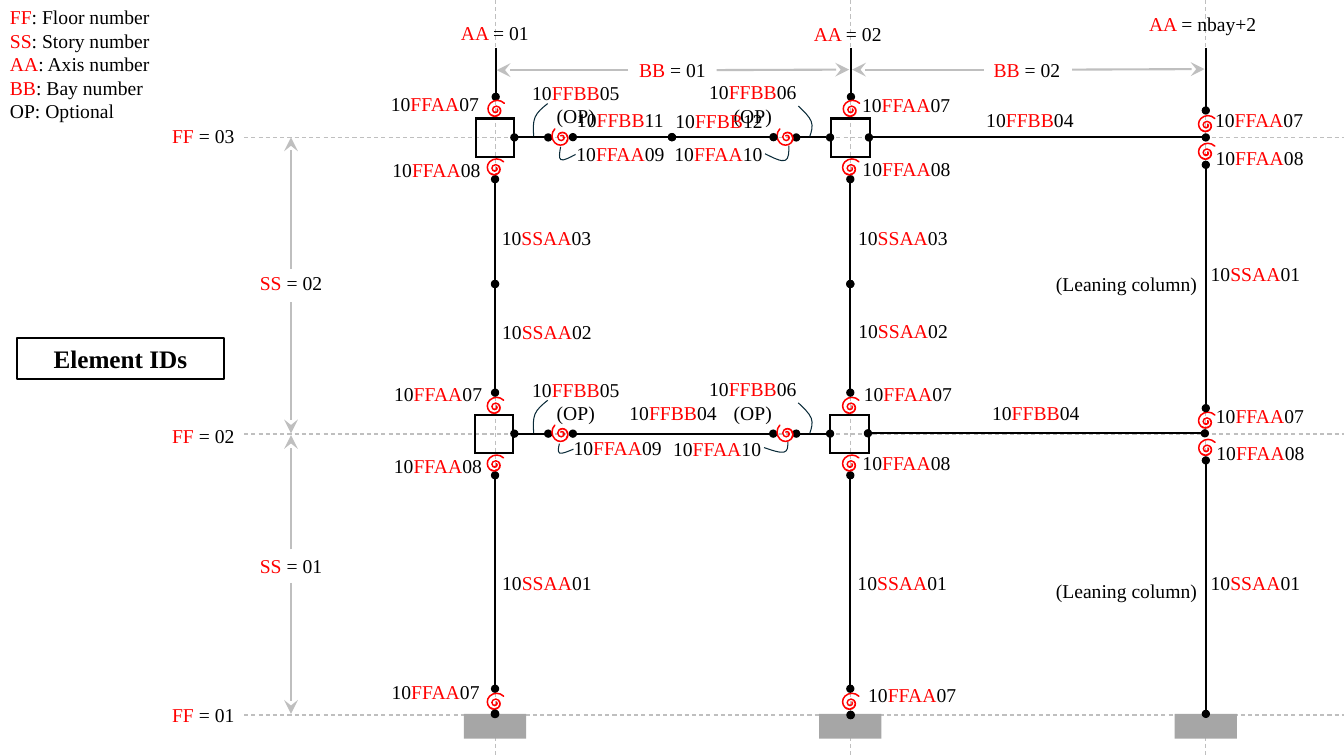
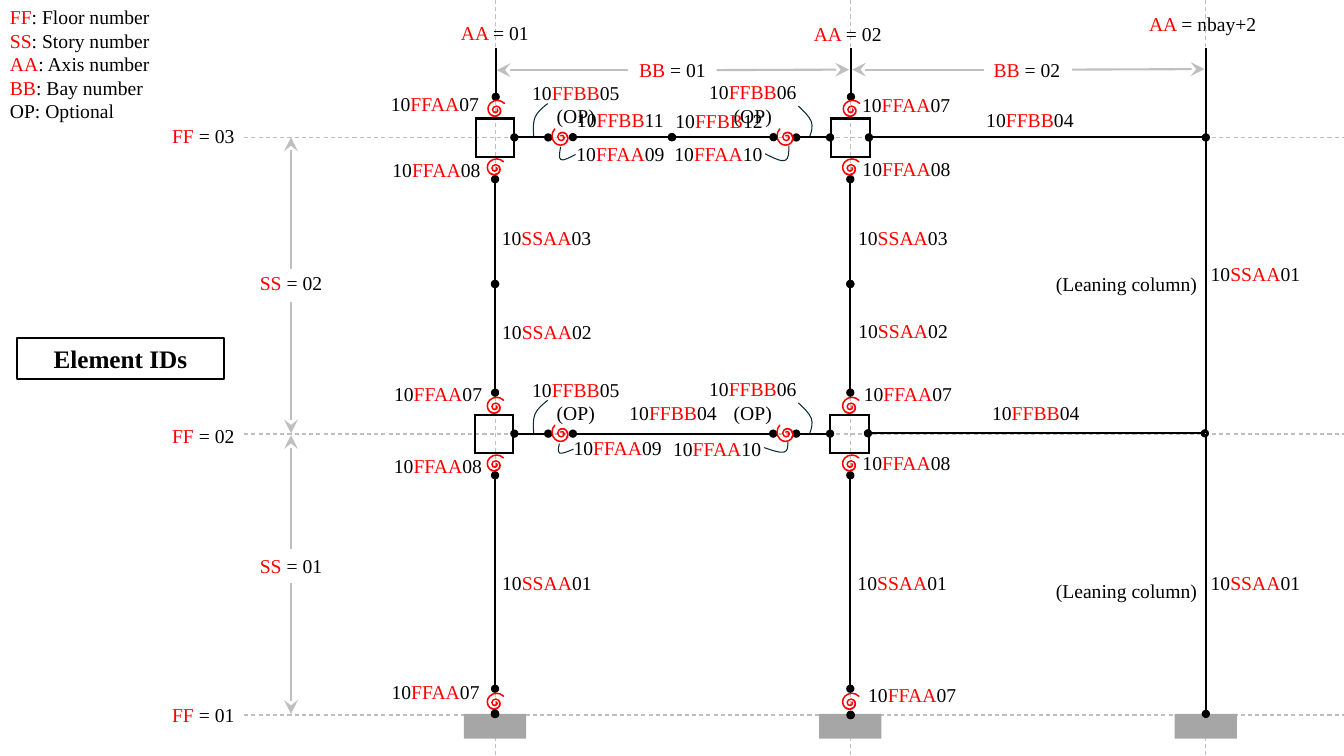
Before and after one commit to WenchenLie/MRFModeler, a slide deck: slide 2 of doc/Notation.pptx. Drawn at 1344x756 pixels with LibreOffice and Linux fonts; fonts in the diff are those of the drawing. Boxes give left, top, right and bottom in pixels: in the first picture for what was removed or moved away, otherwise in the second. Text is boxed around its words. In the diff, an @@ line names an element or a change of style, - is before the commit and + after.

```diff
--- a/doc/Notation.pptx
+++ b/doc/Notation.pptx
@@ arrow moved from (1206, 111) - (1206, 47) to (1206, 136) - (1206, 47) @@
@@ arrow (1206, 136) - (1206, 47): arrow to line @@
@@ freeform shape removed at (1197, 114, 1216, 133) @@
@@ text removed at (1215, 114, 1303, 128) @@
-10FFAA07
@@ freeform shape removed at (1197, 142, 1216, 161) @@
@@ double arrow moved from (1206, 165) - (1206, 408) to (1206, 137) - (1206, 432) @@
@@ double arrow (1206, 137) - (1206, 432): double arrow to line @@
@@ text removed at (1216, 152, 1304, 166) @@
-10FFAA08
@@ freeform shape removed at (1197, 410, 1216, 430) @@
@@ text removed at (1216, 410, 1304, 424) @@
-10FFAA07
@@ freeform shape removed at (1197, 438, 1216, 457) @@
@@ double arrow moved from (1206, 461) - (1206, 714) to (1206, 435) - (1206, 714) @@
@@ double arrow (1206, 435) - (1206, 714): double arrow to arrow @@
@@ text removed at (1216, 447, 1304, 461) @@
-10FFAA08
```
Also in this commit, not shown: 1 other slide changed, 1 other file.
